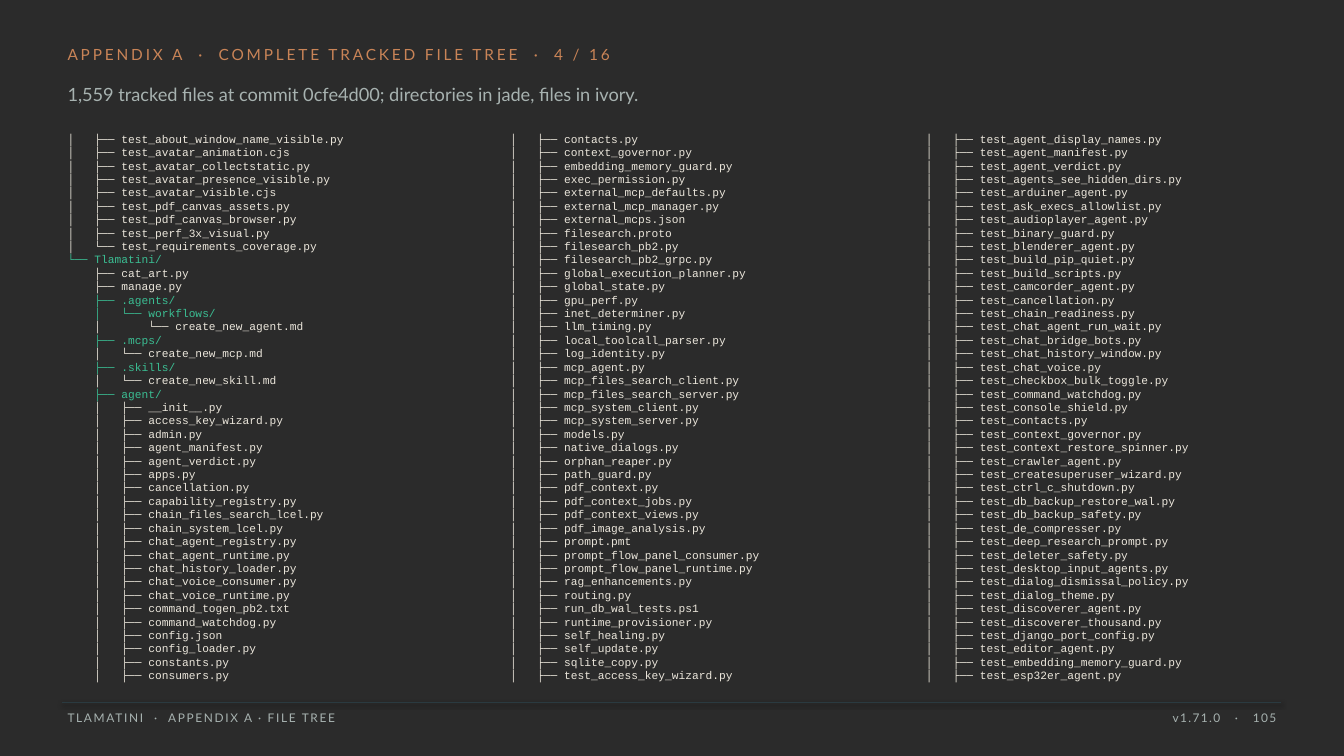
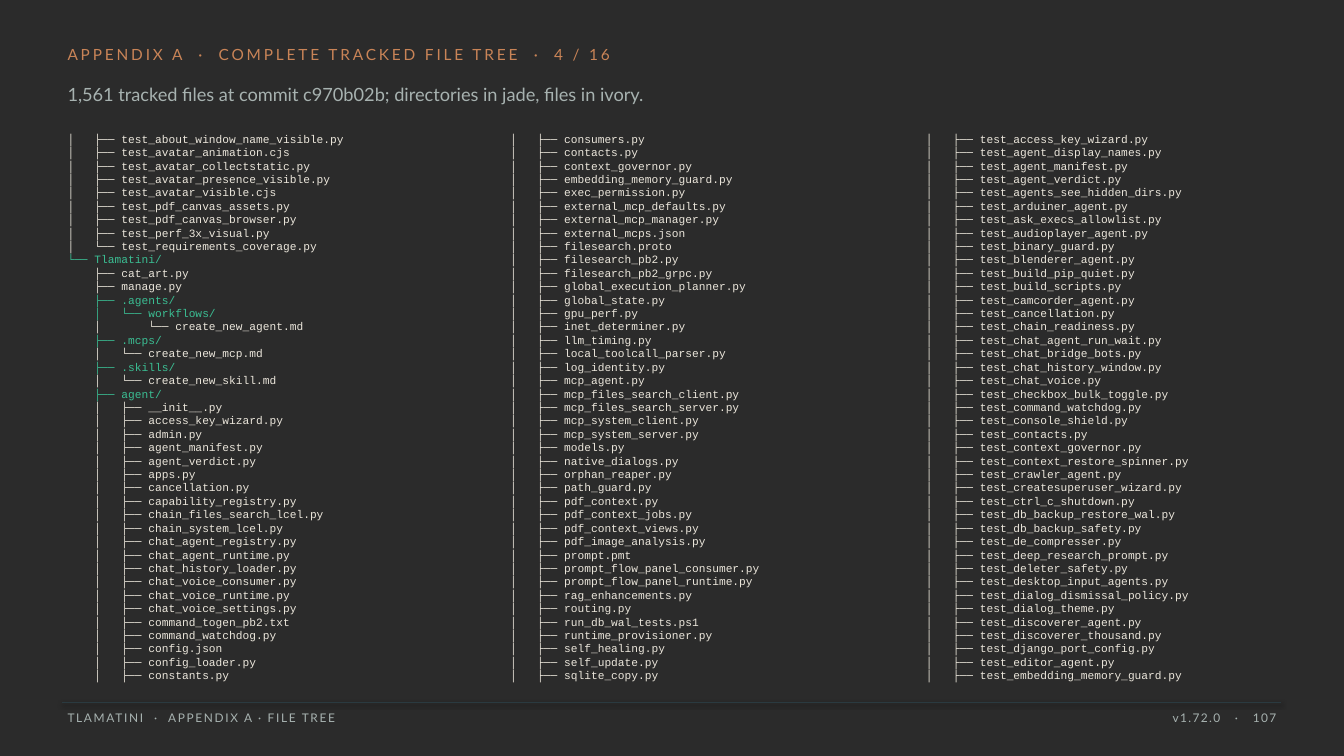
Before and after one commit to XAIHT/Tlamatini, a slide deck: slide 107 of Tlamatini_eXtended_Artificial_Intelligence_Humanly_Tempered.pptx (slide 105 before the commit). Drawn at 1344x756 pixels with LibreOffice and Linux fonts; fonts in the diff are those of the drawing; background and template pictures are left out; a plain dark background stands for a picture behind light text. Boxes give left, top, right and bottom in pixels: in the first picture for what was removed or moved away, otherwise in the second. Text is boxed around its words. In the diff, an @@ line names an element or a change of style, - is before the commit and + after.

```diff
--- a/Tlamatini_eXtended_Artificial_Intelligence_Humanly_Tempered.pptx
+++ b/Tlamatini_eXtended_Artificial_Intelligence_Humanly_Tempered.pptx
@@ text at bbox=[68, 87, 643, 104]: text changed @@
-1,559 tracked files at commit 0cfe4d00; directories in jade, files in ivory.
+1,561 tracked files at commit c970b02b; directories in jade, files in ivory.
@@ text at bbox=[564, 137, 645, 146]: paragraph added @@
+│ ├── consumers.py
@@ text at bbox=[980, 135, 1148, 146]: paragraph added @@
+│ ├── test_access_key_wizard.py
@@ text at bbox=[148, 604, 296, 615]: paragraph added @@
+│ ├── chat_voice_settings.py
@@ text at bbox=[148, 673, 229, 682]: paragraph removed @@
-│ ├── consumers.py
@@ text at bbox=[564, 671, 732, 682]: paragraph removed @@
-│ ├── test_access_key_wizard.py
@@ text at bbox=[980, 671, 1121, 682]: paragraph removed @@
-│ ├── test_esp32er_agent.py
@@ text at bbox=[1173, 713, 1276, 722]: text changed @@
-v1.71.0 · 105
+v1.72.0 · 107
```
Also in this commit, not shown: 117 other slides changed, 2 slides added, 19 other files.
